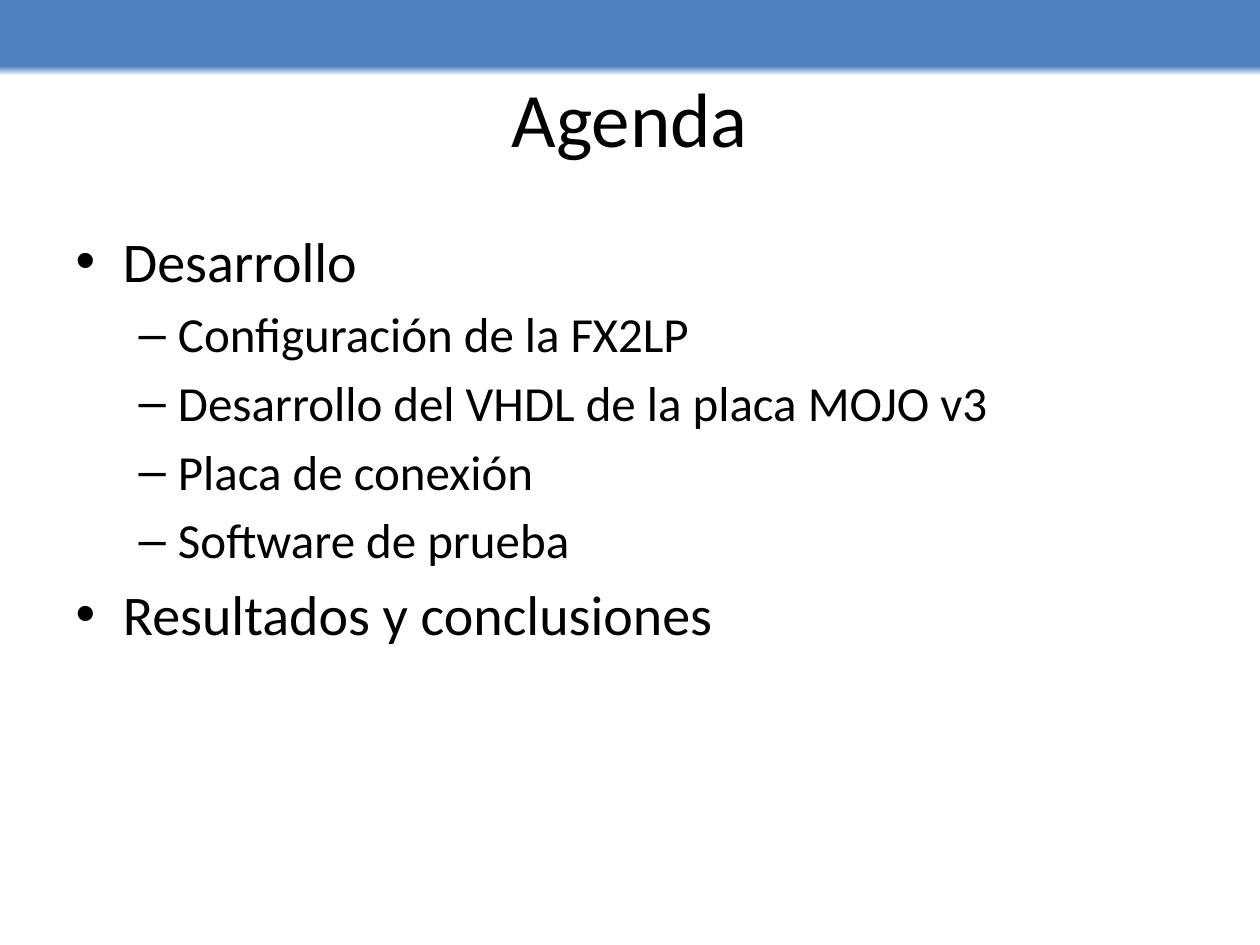
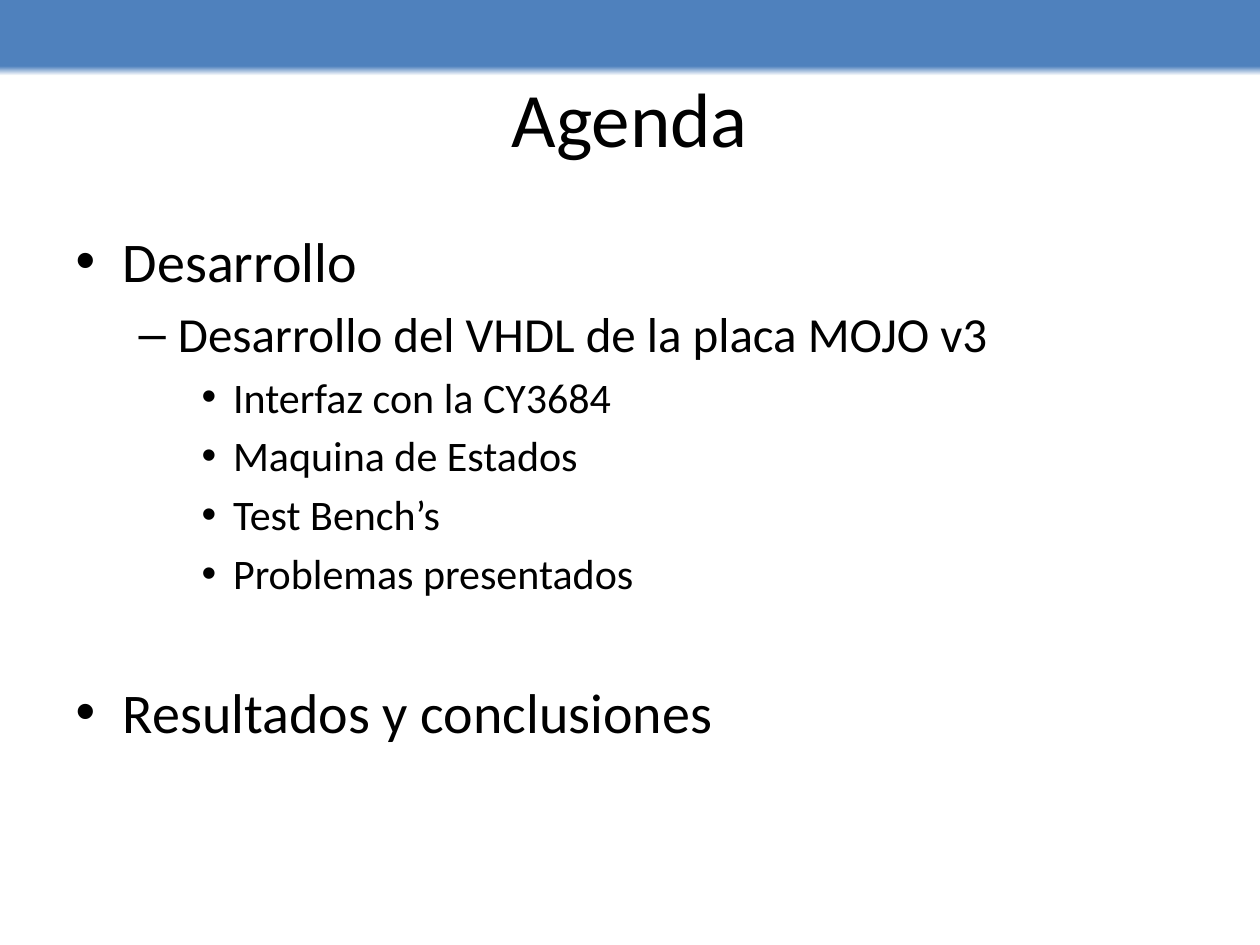
Before and after one commit to edwin0790/lechuzing, a slide deck: slide 7 of Presentacion/presentacion.pptx (slide 6 before the commit). Drawn at 1260x945 pixels with LibreOffice and Linux fonts; fonts in the diff are those of the drawing. Boxes give left, top, right and bottom in pixels: in the first picture for what was removed or moved away, otherwise in the second. Text is boxed around its words. In the diff, an @@ line names an element or a change of style, - is before the commit and + after.

Commit message:
ppt

```diff
--- a/Presentacion/presentacion.pptx
+++ b/Presentacion/presentacion.pptx
@@ text at (x1=178, y1=318, x2=689, y2=361): paragraph removed @@
-  – Configuración de la FX2LP
@@ text at (x1=233, y1=383, x2=633, y2=596): text changed; size 28 to 24 pt @@
-  – Placa de conexión
-  – Software de prueba
+    • Interfaz con la CY3684
+    • Maquina de Estados
+    • Test Bench’s
+    • Problemas presentados
```
Also in this commit, not shown: 1 other slide changed, 7 slides added.
